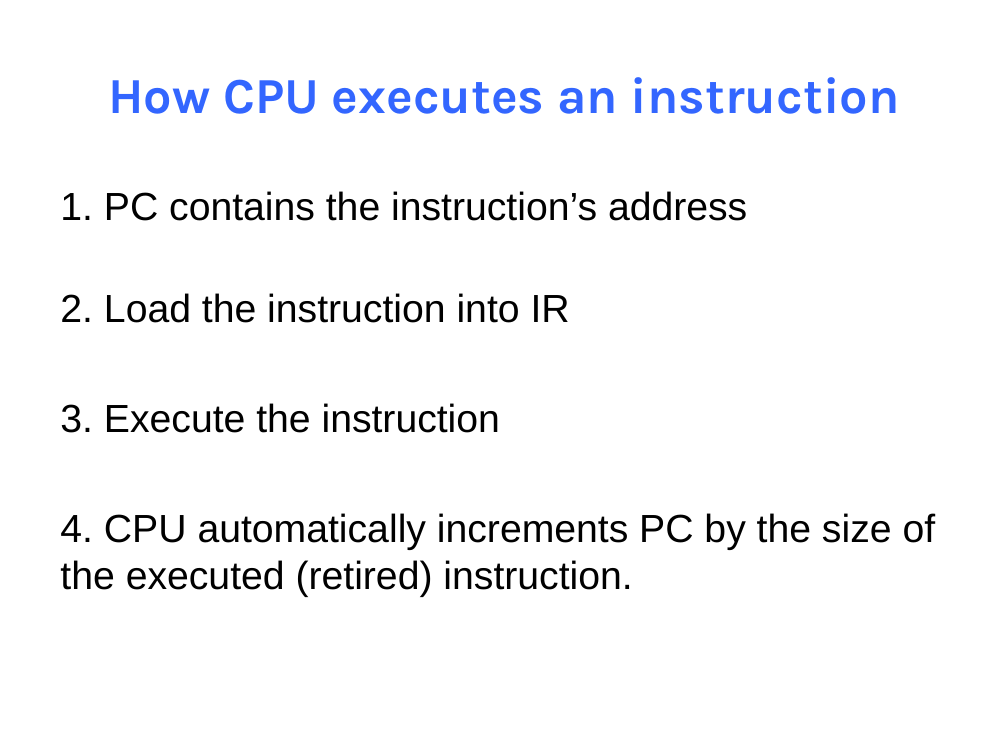
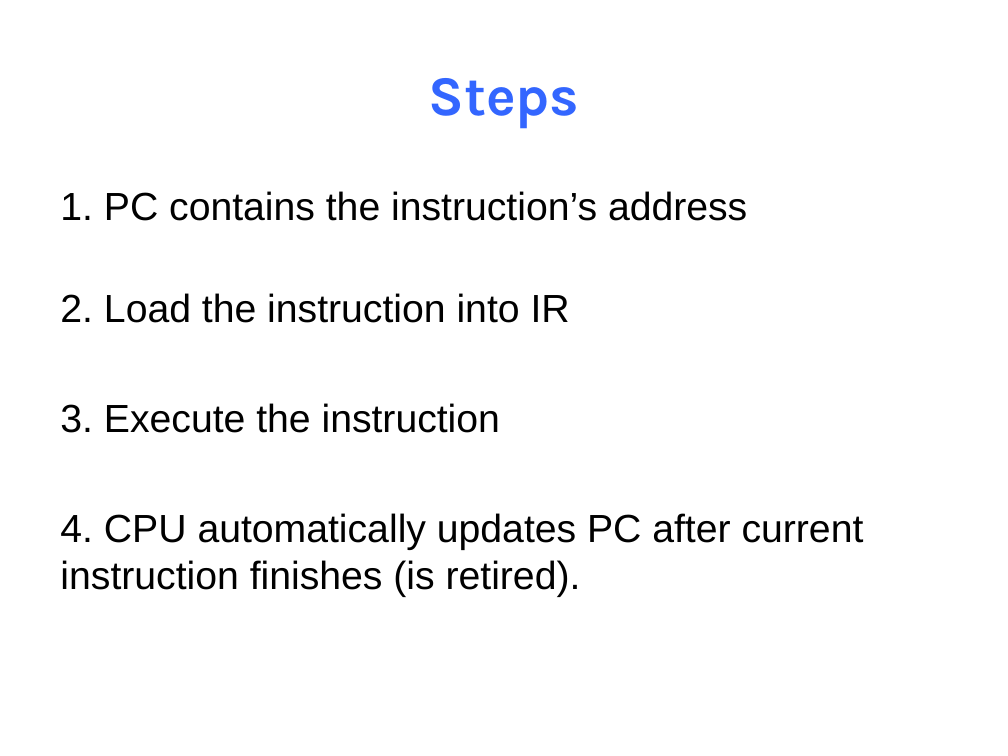
Before and after one commit to NYU-CSO/nyu-cso.github.io, a slide deck: slide 31 of notes/07-Machine_Basic.pptx (slide 29 before the commit). Drawn at 1008x756 pixels with LibreOffice and Linux fonts; fonts in the diff are those of the drawing. Boxes give left, top, right and bottom in pixels: in the first picture for what was removed or moved away, otherwise in the second. Text is boxed around its words. In the diff, an @@ line names an element or a change of style, - is before the commit and + after.

```diff
--- a/notes/07-Machine_Basic.pptx
+++ b/notes/07-Machine_Basic.pptx
@@ title at (428,78,579,129): text changed; size 36 to 40 pt @@
-How CPU executes an instruction
+Steps
@@ text at (60,513,864,597): text changed @@
-4. CPU automatically increments PC by the size of the executed (retired) instruction.
+4. CPU automatically updates PC after current instruction finishes (is retired).
```
Also in this commit, not shown: 17 other slides changed, 3 slides added, 9 slides removed, 1 other file.
